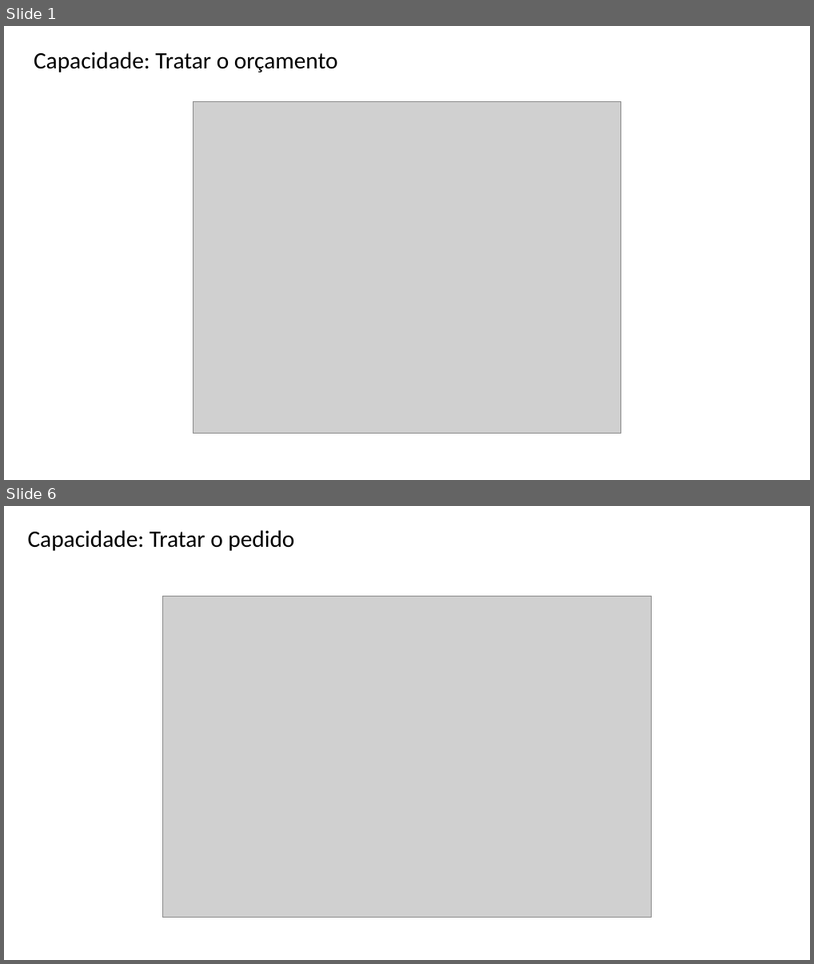
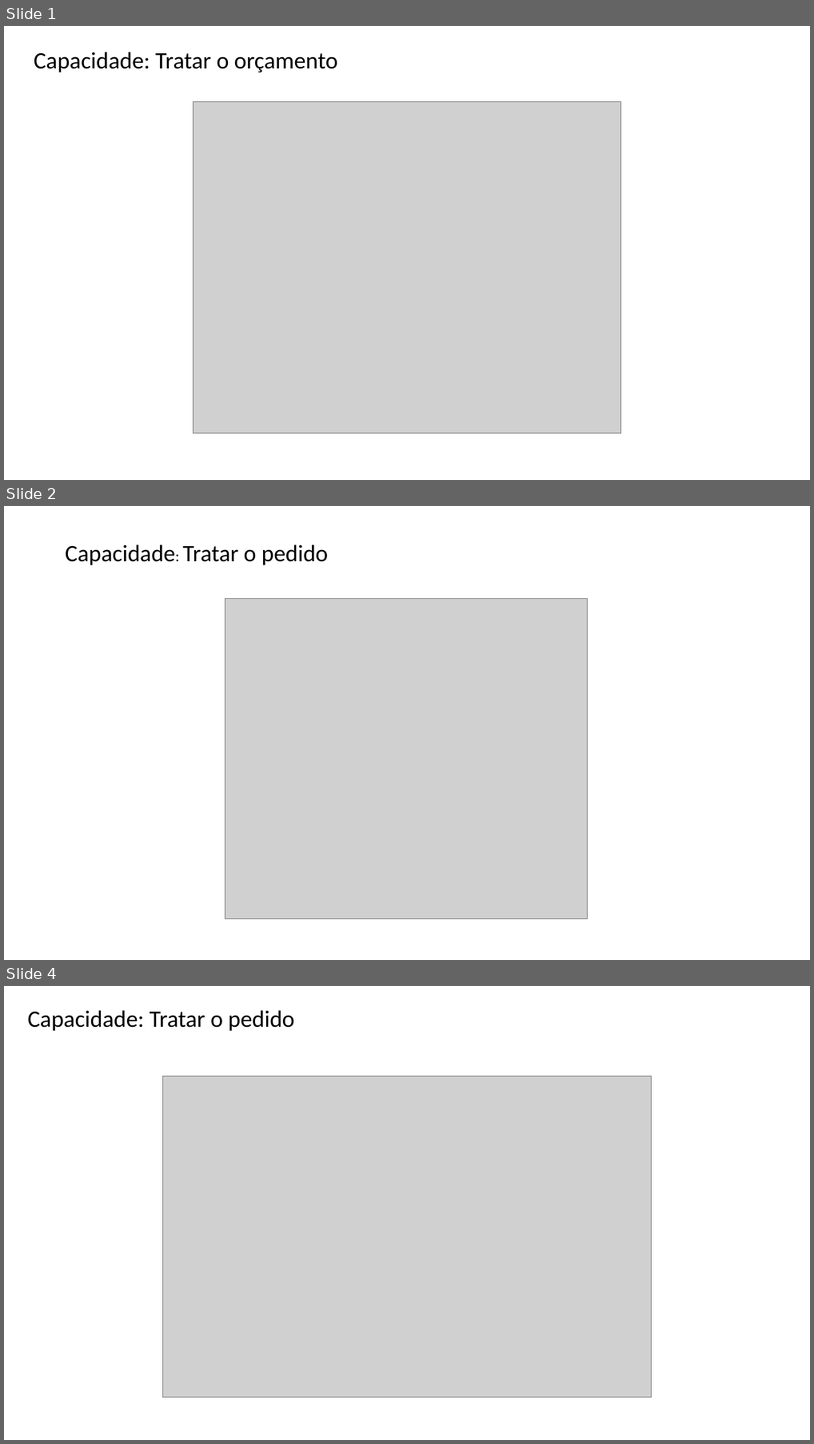
Before and after one commit to maapsystem/MaapSystem, a slide deck: artefatos/16 - DFD Essencial para cada Capacidade.pptx. Shown one above the other, each under a label of ours: slides 1 and 6 before the commit, slides 1, 2 and 4 after it; the slides between them are not shown. The pictures are 814x964 and 814x1444 pixels, drawn with LibreOffice and Linux fonts; fonts in the diff are those of the drawing; grey boxes stand for pictures. Boxes give left, top, right and bottom in pixels: in the first picture for what was removed or moved away, otherwise in the second. Text is boxed around its words. In the diff, an @@ line names an element or a change of style, - is before the commit and + after.

```diff
--- a/artefatos/16 - DFD Essencial para cada Capacidade.pptx
+++ b/artefatos/16 - DFD Essencial para cada Capacidade.pptx
@@ slide 2 added at [4,506,810,960], background #FFFFFF @@
@@ text added at [65,544,328,565], 28 pt, text #000000 @@
+Capacidade: Tratar o pedido
@@ picture added at [225,598,588,918] @@
@@ what was slide 6 is now slide 4 @@
```
Also in this commit, not shown: 1 slide changed, 1 other slide added, 2 slides removed, 17 other files.
